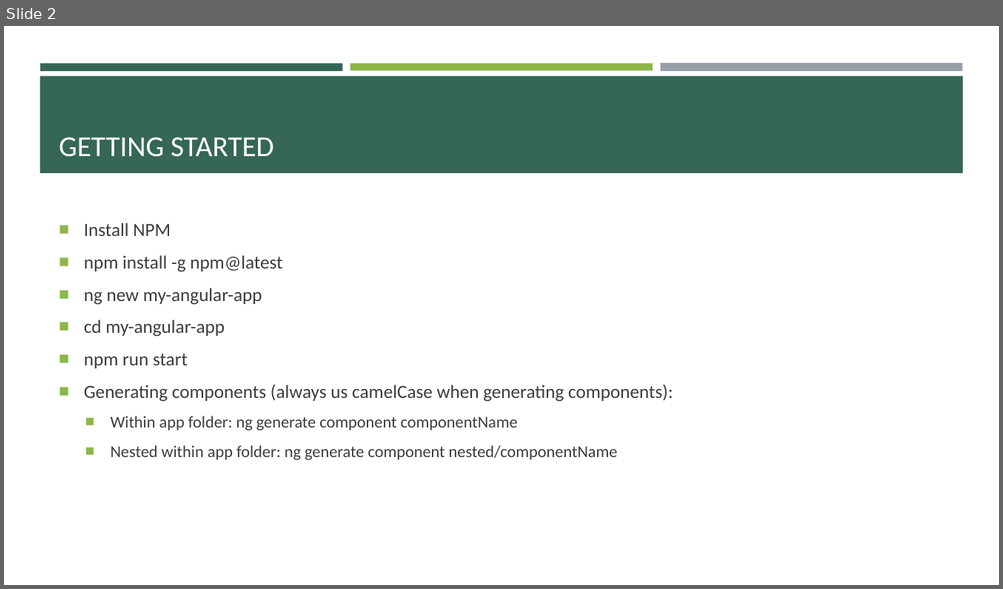
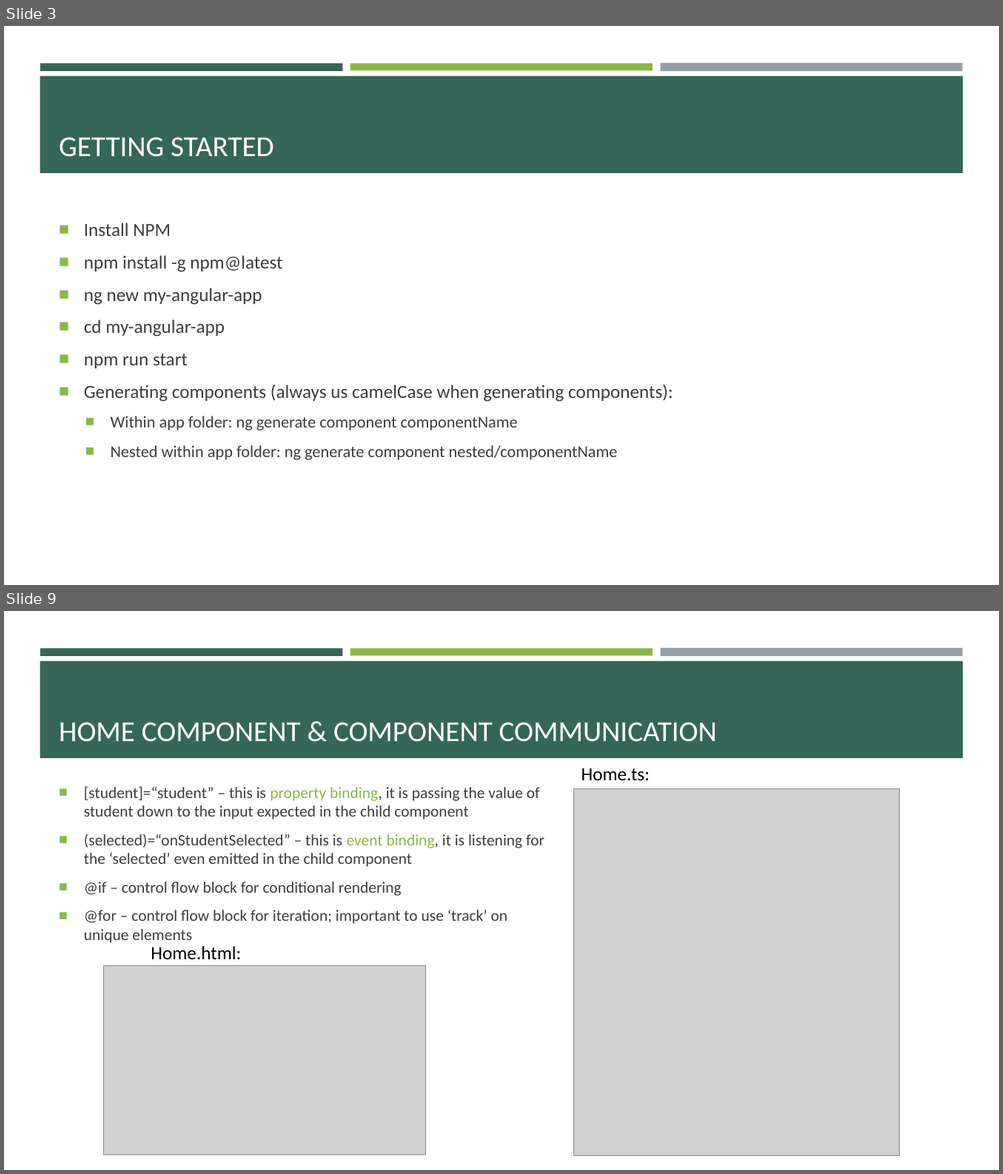
Before and after one commit to e-m-wilson/java-fs, a slide deck: Week_7/Angular.pptx. Shown one above the other, each under a label of ours: slide 2 before the commit, slides 3 and 9 after it; the slides between them are not shown. The pictures are 1003x589 and 1003x1174 pixels, drawn with LibreOffice and Linux fonts; fonts in the diff are those of the drawing; grey boxes stand for pictures. Boxes give left, top, right and bottom in pixels: in the first picture for what was removed or moved away, otherwise in the second. Text is boxed around its words. In the diff, an @@ line names an element or a change of style, - is before the commit and + after.

```diff
--- a/Week_7/Angular.pptx
+++ b/Week_7/Angular.pptx
@@ slide 9 added at bbox=[4, 611, 999, 1170], background #FFFFFF; not listed: 4 template elements that a slide beside it also shows @@
@@ title added at bbox=[59, 722, 717, 742], 28 pt, text #FFFFFF @@
+HOME COMPONENT & COMPONENT COMMUNICATION
@@ text added at bbox=[84, 786, 544, 943], 15.3 pt, text #3D3D3D @@
+■ [student]=“student” – this is property binding, it is passing the value of student down to the input expected in the child component
+■ (selected)=“onStudentSelected” – this is event binding, it is listening for the ‘selected’ even emitted in the child component
+■ @if – control flow block for conditional rendering
+■ @for – control flow block for iteration; important to use ‘track’ on unique elements
@@ text added at bbox=[581, 768, 649, 780], 18 pt, text #000000 @@
+Home.ts:
@@ picture added at bbox=[574, 789, 900, 1156] @@
@@ text added at bbox=[151, 946, 241, 960], 18 pt, text #000000 @@
+Home.html:
@@ picture added at bbox=[103, 966, 426, 1156] @@
@@ what was slide 2 is now slide 3 @@
```
Also in this commit, not shown: 9 other slides added, 2 slides removed, 4 other files.
